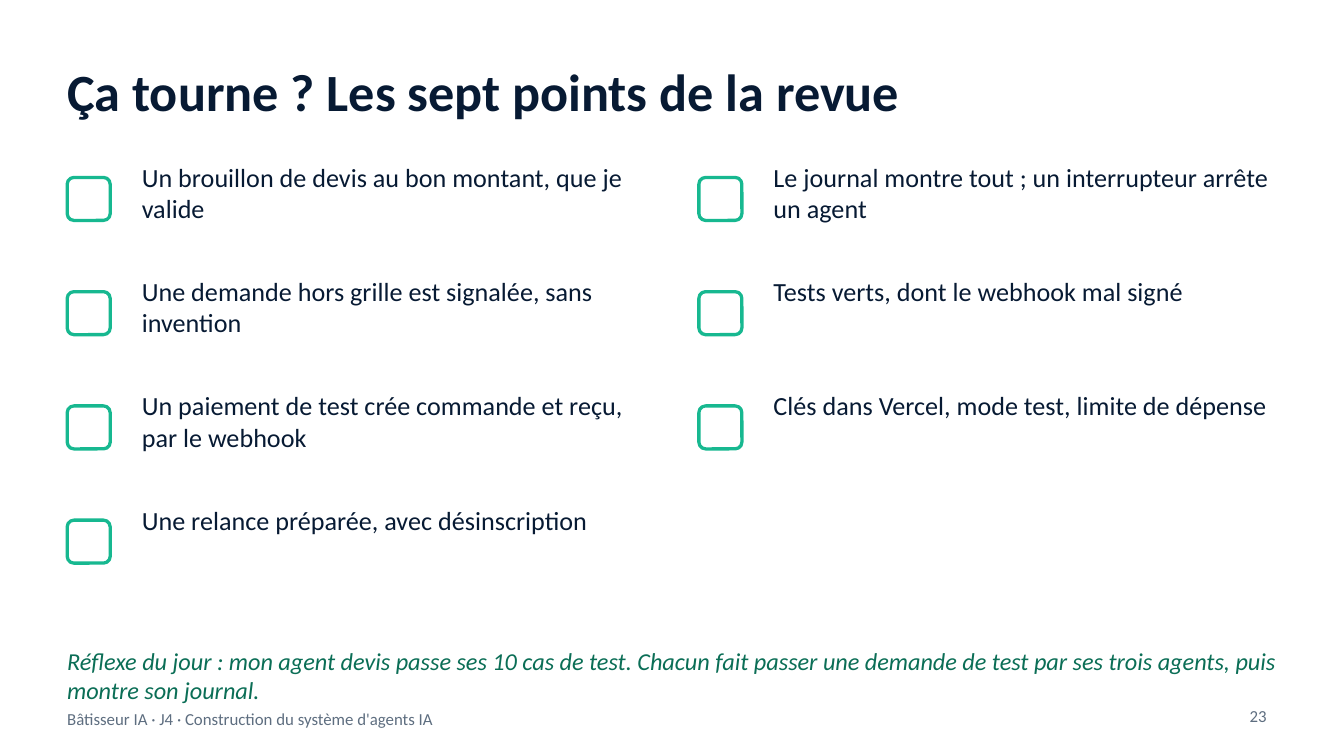
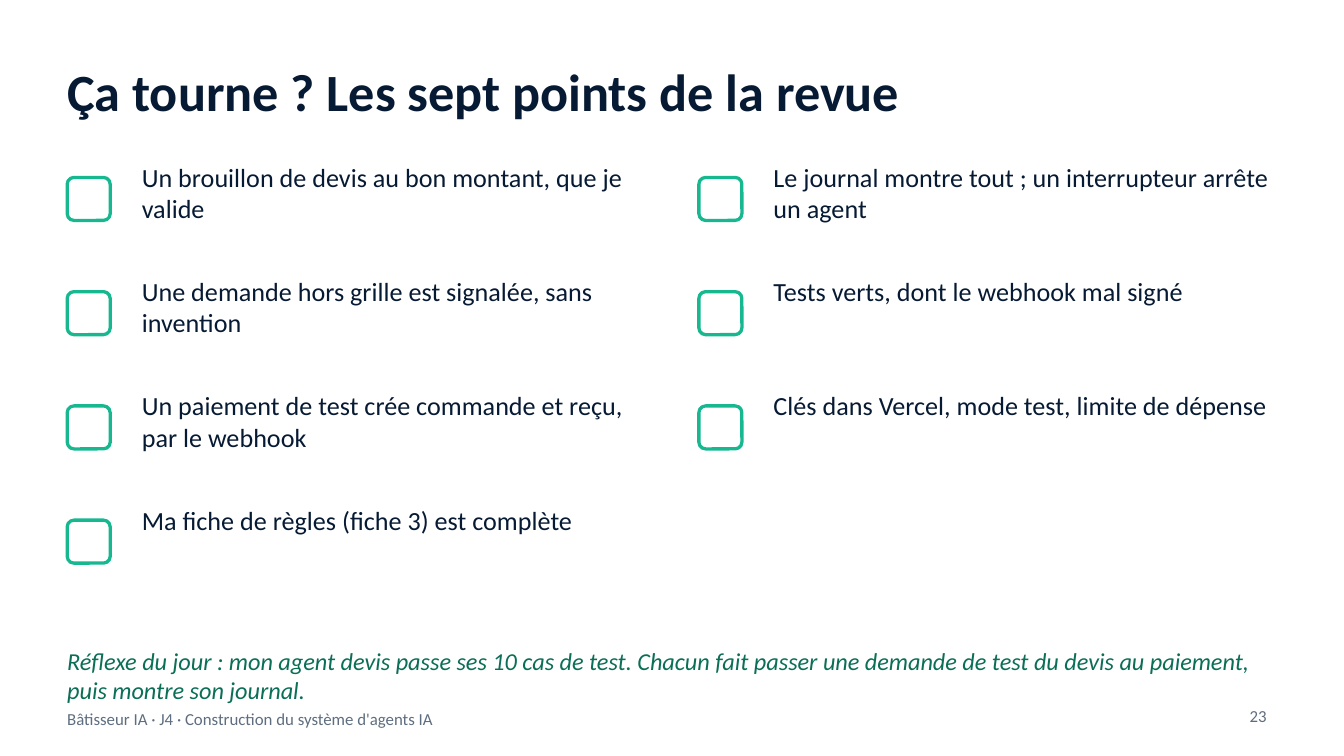
Before and after one commit to benyG/cisspbootcamp, a slide deck: slide 23 of content/library/files/Batisseur-IA-J4.pptx. Drawn at 1344x756 pixels with LibreOffice and Linux fonts; fonts in the diff are those of the drawing. Boxes give left, top, right and bottom in pixels: in the first picture for what was removed or moved away, otherwise in the second. Text is boxed around its words. In the diff, an @@ line names an element or a change of style, - is before the commit and + after.

```diff
--- a/content/library/files/Batisseur-IA-J4.pptx
+++ b/content/library/files/Batisseur-IA-J4.pptx
@@ text at (142, 511, 572, 535): text changed @@
-Une relance préparée, avec désinscription
+Ma fiche de règles (fiche 3) est complète
@@ text at (67, 653, 1249, 703): text changed @@
-Réflexe du jour : mon agent devis passe ses 10 cas de test. Chacun fait passer une demande de test par ses trois agents, puis montre son journal.
+Réflexe du jour : mon agent devis passe ses 10 cas de test. Chacun fait passer une demande de test du devis au paiement, puis montre son journal.
```
Also in this commit, not shown: 6 other slides changed, 7 other files.
